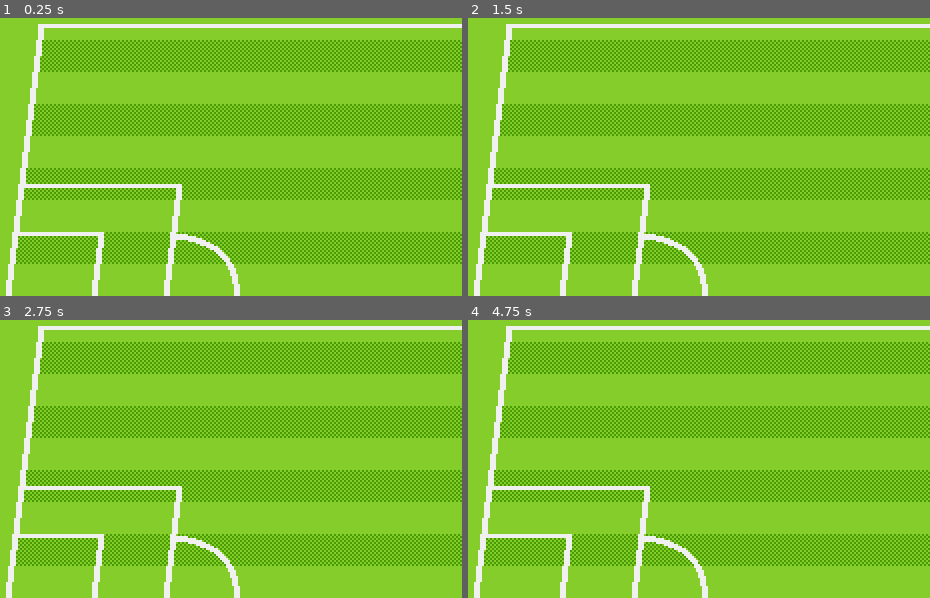
Above: before the commit, frames 1-4 (two rows, left to right).
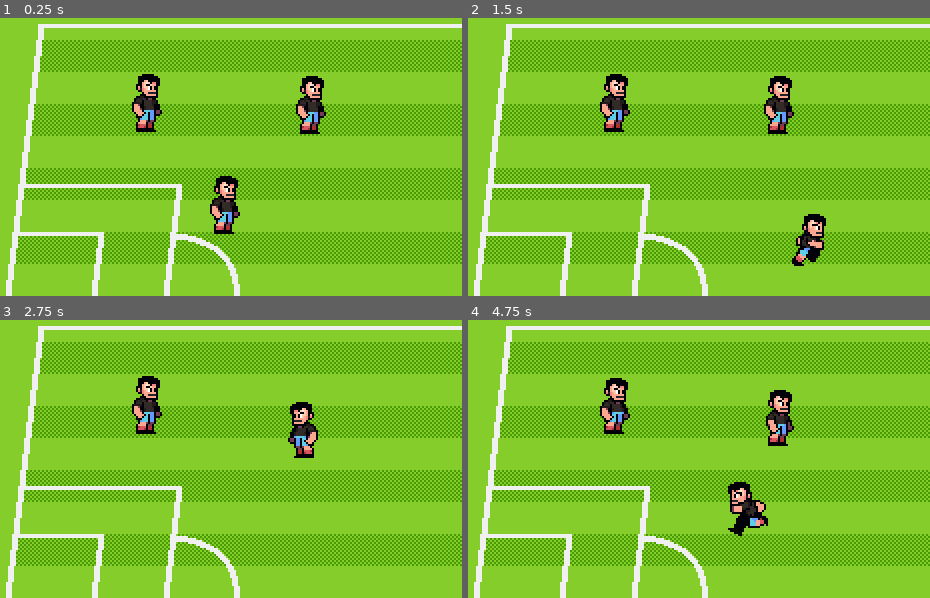
Above: after the commit, the same moments.

Repository: liedsonpaiva/Ultimate_Football_Game
Game: Godot game, scene res://scenes/world.tscn
Two runs of this game, one before a commit and one after it. Both use one fixed random seed, a clock stepped at 60 frames per second and the inputs below.
Inputs:
- Up to frame 1 (0.25 s): no input
- Up to frame 2 (1.5 s): hold Right (p1_right, bound only after the commit) 0.53-1.28 s; tap [ (p1_pass, bound only after the commit) at 0.6 s; tap ] (p1_shoot, bound only after the commit) at 0.8, 1.35 s; hold Down (p1_down, bound only after the commit) from 1.28 s (still down)
- Up to frame 3 (2.75 s): tap S (p2_down, bound only after the commit) at 1.55, 2.1 s; release Down (p1_down, bound only after the commit) at 2.03 s; hold Right (p1_right, bound only after the commit) from 2.03 s (still down); tap A (p2_left, bound only after the commit) at 2.3 s
- Up to frame 4 (4.75 s): release Right (p1_right, bound only after the commit) at 2.78 s; hold Up (p1_up, bound only after the commit) 2.78-3.53 s; tap A (p2_left, bound only after the commit) at 2.85 s; tap D (p2_right, bound only after the commit) at 3.05, 3.6 s; hold Left (p1_left, bound only after the commit) from 3.53 s (still down); tap G (p2_shoot, bound only after the commit) at 3.8, 4.35 s; tap W (p2_up, bound only after the commit) at 4.55 s

The runs differ from the first frame. In frame 1, 2.9% of the frame differs, in the area x 28-71%, y 20-78%; in frame 2, 2.8%; in frame 3, 1.9%; in frame 4, 2.9%.

Commit message:
Add basic movement and control schemes

Diff:
--- a/project.godot
+++ b/project.godot
@@ -15,6 +15,10 @@
 config/features=PackedStringArray("4.6", "GL Compatibility")
 config/icon="res://icon.svg"
 
+[autoload]
+
+KeyUtils="*uid://uiw0mlng15us"
+
 [display]
 
 window/size/viewport_width=280
@@ -23,6 +27,68 @@
 window/size/window_height_override=900
 window/stretch/mode="viewport"
 window/stretch/scale_mode="integer"
+
+[input]
+
+p1_left={
+"deadzone": 0.2,
+"events": [Object(InputEventKey,"resource_local_to_scene":false,"resource_name":"","device":-1,"window_id":0,"alt_pressed":false,"shift_pressed":false,"ctrl_pressed":false,"meta_pressed":false,"pressed":false,"keycode":0,"physical_keycode":4194319,"key_label":0,"unicode":0,"location":0,"echo":false,"script":null)
+]
+}
+p1_right={
+"deadzone": 0.2,
+"events": [Object(InputEventKey,"resource_local_to_scene":false,"resource_name":"","device":-1,"window_id":0,"alt_pressed":false,"shift_pressed":false,"ctrl_pressed":false,"meta_pressed":false,"pressed":false,"keycode":0,"physical_keycode":4194321,"key_label":0,"unicode":0,"location":0,"echo":false,"script":null)
+]
+}
+p1_up={
+"deadzone": 0.2,
+"events": [Object(InputEventKey,"resource_local_to_scene":false,"resource_name":"","device":-1,"window_id":0,"alt_pressed":false,"shift_pressed":false,"ctrl_pressed":false,"meta_pressed":false,"pressed":false,"keycode":0,"physical_keycode":4194320,"key_label":0,"unicode":0,"location":0,"echo":false,"script":null)
+]
+}
+p1_down={
+"deadzone": 0.2,
+"events": [Object(InputEventKey,"resource_local_to_scene":false,"resource_name":"","device":-1,"window_id":0,"alt_pressed":false,"shift_pressed":false,"ctrl_pressed":false,"meta_pressed":false,"pressed":false,"keycode":0,"physical_keycode":4194322,"key_label":0,"unicode":0,"location":0,"echo":false,"script":null)
+]
+}
+p1_pass={
+"deadzone": 0.2,
+"events": [Object(InputEventKey,"resource_local_to_scene":false,"resource_name":"","device":0,"window_id":0,"alt_pressed":false,"shift_pressed":false,"ctrl_pressed":false,"meta_pressed":false,"pressed":false,"keycode":0,"physical_keycode":91,"key_label":0,"unicode":0,"location":0,"echo":false,"script":null)
+]
+}
+p1_shoot={
+"deadzone": 0.2,
+"events": [Object(InputEventKey,"resource_local_to_scene":false,"resource_name":"","device":0,"window_id":0,"alt_pressed":false,"shift_pressed":false,"ctrl_pressed":false,"meta_pressed":false,"pressed":false,"keycode":0,"physical_keycode":93,"key_label":0,"unicode":0,"location":0,"echo":false,"script":null)
+]
+}
+p2_left={
+"deadzone": 0.2,
+"events": [Object(InputEventKey,"resource_local_to_scene":false,"resource_name":"","device":-1,"window_id":0,"alt_pressed":false,"shift_pressed":false,"ctrl_pressed":false,"meta_pressed":false,"pressed":false,"keycode":0,"physical_keycode":65,"key_label":0,"unicode":97,"location":0,"echo":false,"script":null)
+]
+}
+p2_right={
+"deadzone": 0.2,
+"events": [Object(InputEventKey,"resource_local_to_scene":false,"resource_name":"","device":-1,"window_id":0,"alt_pressed":false,"shift_pressed":false,"ctrl_pressed":false,"meta_pressed":false,"pressed":false,"keycode":0,"physical_keycode":68,"key_label":0,"unicode":100,"location":0,"echo":false,"script":null)
+]
+}
+p2_up={
+"deadzone": 0.2,
+"events": [Object(InputEventKey,"resource_local_to_scene":false,"resource_name":"","device":-1,"window_id":0,"alt_pressed":false,"shift_pressed":false,"ctrl_pressed":false,"meta_pressed":false,"pressed":false,"keycode":0,"physical_keycode":87,"key_label":0,"unicode":119,"location":0,"echo":false,"script":null)
+]
+}
+p2_down={
+"deadzone": 0.2,
+"events": [Object(InputEventKey,"resource_local_to_scene":false,"resource_name":"","device":-1,"window_id":0,"alt_pressed":false,"shift_pressed":false,"ctrl_pressed":false,"meta_pressed":false,"pressed":false,"keycode":0,"physical_keycode":83,"key_label":0,"unicode":115,"location":0,"echo":false,"script":null)
+]
+}
+p2_pass={
+"deadzone": 0.2,
+"events": []
+}
+p2_shoot={
+"deadzone": 0.2,
+"events": [Object(InputEventKey,"resource_local_to_scene":false,"resource_name":"","device":-1,"window_id":0,"alt_pressed":false,"shift_pressed":false,"ctrl_pressed":false,"meta_pressed":false,"pressed":false,"keycode":0,"physical_keycode":71,"key_label":0,"unicode":103,"location":0,"echo":false,"script":null)
+]
+}
 
 [physics]
 
--- /dev/null
+++ b/scenes/characters/player.gd
@@ -0,0 +1,44 @@
+class_name Player
+extends CharacterBody2D
+
+enum ControlScheme {CPU, P1, P2}
+
+@export var control_scheme : ControlScheme
+@export var speed : float
+
+@onready var animation_player : AnimationPlayer = %AnimationPlayer
+@onready var player_sprite : Sprite2D = %PlayerSprite
+
+var heading := Vector2.RIGHT
+
+func _process(_delta: float) -> void:
+	if control_scheme == ControlScheme.CPU:
+		pass # process AI movement
+	else:
+		handle_human_movement()
+	set_movement_animation()
+	set_heading()
+	flip_sprites()
+	move_and_slide()
+
+func handle_human_movement() -> void:
+	var direction := KeyUtils.get_input_vector(control_scheme)
+	velocity = direction * speed
+
+func set_movement_animation() -> void:
+	if velocity.length() > 0:
+		animation_player.play("run")
+	else:
+		animation_player.play("idle")
+
+func set_heading() -> void:
+	if velocity.x > 0:
+		heading = Vector2.RIGHT
+	elif velocity.x < 0:
+		heading = Vector2.LEFT
+
+func flip_sprites() -> void:
+	if heading == Vector2.RIGHT:
+		player_sprite.flip_h = false
+	elif heading == Vector2.LEFT:
+		player_sprite.flip_h = true
--- a/scenes/characters/player.tscn
+++ b/scenes/characters/player.tscn
@@ -1,6 +1,7 @@
 [gd_scene format=3 uid="uid://t14333ey7d1w"]
 
 [ext_resource type="Texture2D" uid="uid://dv51mb57xyr4w" path="res://assets/art/characters/soccer-player.png" id="1_rp718"]
+[ext_resource type="Script" uid="uid://btef8p4rrmotu" path="res://scenes/characters/player.gd" id="1_yewv4"]
 
 [sub_resource type="Animation" id="Animation_yewv4"]
 length = 0.001
@@ -35,10 +36,29 @@
 "values": [0, 1, 2, 3]
 }
 
+[sub_resource type="Animation" id="Animation_dyp2m"]
+resource_name = "run"
+length = 0.6
+loop_mode = 1
+step = 0.1
+tracks/0/type = "value"
+tracks/0/imported = false
+tracks/0/enabled = true
+tracks/0/path = NodePath("PlayerSprite:frame")
+tracks/0/interp = 1
+tracks/0/loop_wrap = true
+tracks/0/keys = {
+"times": PackedFloat32Array(0, 0.1, 0.2, 0.3, 0.4, 0.5),
+"transitions": PackedFloat32Array(1, 1, 1, 1, 1, 1),
+"update": 1,
+"values": [6, 7, 8, 9, 10, 11]
+}
+
 [sub_resource type="AnimationLibrary" id="AnimationLibrary_dyp2m"]
 _data = {
 &"RESET": SubResource("Animation_yewv4"),
-&"idle": SubResource("Animation_76oj4")
+&"idle": SubResource("Animation_76oj4"),
+&"run": SubResource("Animation_dyp2m")
 }
 
 [sub_resource type="CapsuleShape2D" id="CapsuleShape2D_rp718"]
@@ -46,8 +66,12 @@
 height = 18.0
 
 [node name="Player" type="CharacterBody2D" unique_id=1584616112]
+script = ExtResource("1_yewv4")
+control_scheme = null
+speed = 80.0
 
 [node name="PlayerSprite" type="Sprite2D" parent="." unique_id=948385748]
+unique_name_in_owner = true
 texture = ExtResource("1_rp718")
 centered = false
 offset = Vector2(-16, -32)
@@ -55,6 +79,7 @@
 vframes = 13
 
 [node name="AnimationPlayer" type="AnimationPlayer" parent="." unique_id=273110088]
+unique_name_in_owner = true
 libraries/ = SubResource("AnimationLibrary_dyp2m")
 autoplay = &"idle"
 
--- a/scenes/world.tscn
+++ b/scenes/world.tscn
@@ -3,6 +3,7 @@
 [ext_resource type="Texture2D" uid="uid://byiuylellov8p" path="res://assets/art/backgrounds/pitch-background.png" id="1_4wyf3"]
 [ext_resource type="Texture2D" uid="uid://b7wo8adbhmje6" path="res://assets/art/backgrounds/pitch-pattern.png" id="2_k0juu"]
 [ext_resource type="Texture2D" uid="uid://dmj7is8uyvsno" path="res://assets/art/backgrounds/pitch-lines.png" id="3_71j4m"]
+[ext_resource type="PackedScene" uid="uid://t14333ey7d1w" path="res://scenes/characters/player.tscn" id="4_k0juu"]
 
 [node name="World" type="Node2D" unique_id=1112649283]
 
@@ -22,3 +23,14 @@
 modulate = Color(0.9411765, 0.9411765, 0.9411765, 1)
 texture = ExtResource("3_71j4m")
 centered = false
+
+[node name="Player" parent="." unique_id=1584616112 instance=ExtResource("4_k0juu")]
+position = Vector2(123, 98)
+
+[node name="Player2" parent="." unique_id=1830885617 instance=ExtResource("4_k0juu")]
+position = Vector2(162, 149)
+control_scheme = 1
+
+[node name="Player3" parent="." unique_id=610224092 instance=ExtResource("4_k0juu")]
+position = Vector2(205, 99)
+control_scheme = 2
--- /dev/null
+++ b/utils/key_utils.gd
@@ -0,0 +1,35 @@
+extends Node
+
+enum Action {LEFT, RIGHT, UP, DOWN, SHOOT, PASS}
+
+const ACTIONS_MAP : Dictionary = {
+	Player.ControlScheme.P1: {
+		Action.LEFT: "p1_left",
+		Action.RIGHT: "p1_right",
+		Action.UP: "p1_up",
+		Action.DOWN: "p1_down",
+		Action.SHOOT: "p1_shoot",
+		Action.PASS: "p1_pass",
+	},
+	Player.ControlScheme.P2: {
+		Action.LEFT: "p2_left",
+		Action.RIGHT: "p2_right",
+		Action.UP: "p2_up",
+		Action.DOWN: "p2_down",
+		Action.SHOOT: "p2_shoot",
+		Action.PASS: "p2_pass",
+	},
+}
+
+func get_input_vector(scheme: Player.ControlScheme) -> Vector2:
+	var map : Dictionary = ACTIONS_MAP[scheme]
+	return Input.get_vector(map[Action.LEFT], map[Action.RIGHT], map[Action.UP], map[Action.DOWN])
+
+func is_action_pressed(scheme: Player.ControlScheme, action: Action) -> bool:
+	return Input.is_action_pressed(ACTIONS_MAP[scheme][action])
+
+func is_action_just_pressed(scheme: Player.ControlScheme, action: Action) -> bool:
+	return Input.is_action_just_pressed(ACTIONS_MAP[scheme][action])
+
+func is_action_just_released(scheme: Player.ControlScheme, action: Action) -> bool:
+	return Input.is_action_just_released(ACTIONS_MAP[scheme][action])
Not shown, added: scenes/characters/player.gd.uid
Not shown, added: utils/key_utils.gd.uid
